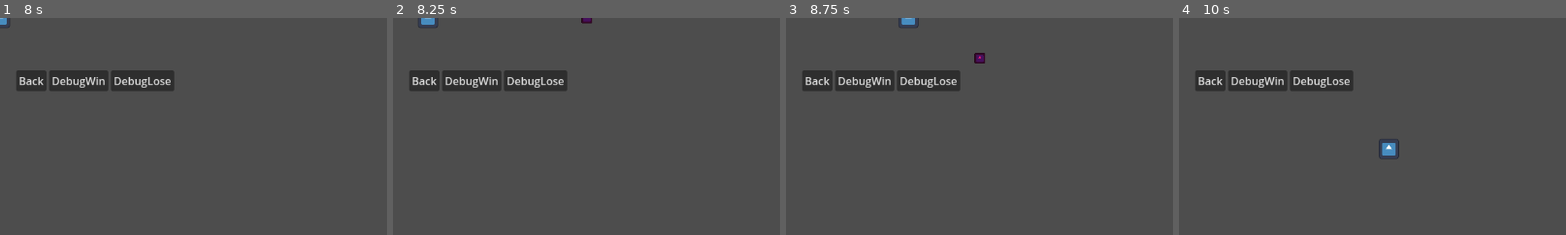
Above: before the commit, frames 1-4 (left to right).
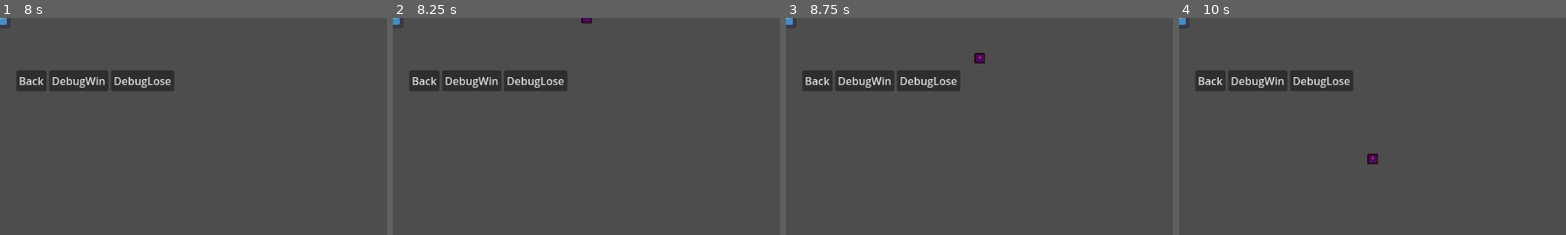
Above: after the commit, the same moments.

Repository: RobinPilt/UTGJ2025_c4
Game: Godot game, scene res://scenes/core/main.tscn
The game is run twice, just before and just after one commit, with the same random seed, the same clock (stepped at 60 frames per second) and the same inputs. The engine's default icon, where the game draws it, is replaced by a stand-in: a white triangle on a blue panel in a dark square.
Inputs:
- Up to frame 1 (8 s): click "Start" at 0.5 s; click "[Easy] Zara of Andromeda — An…" at 1.25 s; click "DebugWin" at 2 s; click "Marry" at 2.75 s; click "[Easy] Zara of Andromeda — An…" at 3.5 s; click "DebugLose" at 4.25 s; click "Try again" at 5 s; click "[Normal] Blorblax the Kind — …" at 5.75 s; click "Back" at 6.5 s; click "[Normal] Blorblax the Kind — …" at 7.25 s
- Up to frame 2 (8.25 s): tap Enter (ui_accept) at 8 s; hold Right (ui_right) from 8.03 s (still down)
- Up to frame 3 (8.75 s): keep holding Right (ui_right); tap Enter (ui_accept) at 8.27 s
- Up to frame 4 (10 s): tap Enter (ui_accept) at 8.75, 9.02 s; release Right (ui_right) at 8.78 s; hold Down (ui_down) 8.78-9.53 s; hold Right (ui_right) from 9.53 s (still down)
The pictures show only the part of the screen within x 0-50%, y 0-50%; the shares and areas given below are measured in that part.

Frame 1 is identical in both runs. In frame 2, 0.2% of the frame differs, in the area x 0-12%, y 0-5%; in frame 3, 0.2%; in frame 4, 0.5%, in the area x 0-57%, y 0-68%.

Commit message:
Changed player movement and keys

Diff:
--- a/koguja/project.godot
+++ b/koguja/project.godot
@@ -25,6 +25,29 @@
 version_control/plugin_name="GitPlugin"
 version_control/autoload_on_startup=true
 
+[input]
+
+move_up={
+"deadzone": 0.2,
+"events": [Object(InputEventKey,"resource_local_to_scene":false,"resource_name":"","device":-1,"window_id":0,"alt_pressed":false,"shift_pressed":false,"ctrl_pressed":false,"meta_pressed":false,"pressed":false,"keycode":0,"physical_keycode":87,"key_label":0,"unicode":119,"location":0,"echo":false,"script":null)
+]
+}
+move_down={
+"deadzone": 0.2,
+"events": [Object(InputEventKey,"resource_local_to_scene":false,"resource_name":"","device":-1,"window_id":0,"alt_pressed":false,"shift_pressed":false,"ctrl_pressed":false,"meta_pressed":false,"pressed":false,"keycode":0,"physical_keycode":83,"key_label":0,"unicode":115,"location":0,"echo":false,"script":null)
+]
+}
+move_left={
+"deadzone": 0.2,
+"events": [Object(InputEventKey,"resource_local_to_scene":false,"resource_name":"","device":-1,"window_id":0,"alt_pressed":false,"shift_pressed":false,"ctrl_pressed":false,"meta_pressed":false,"pressed":false,"keycode":0,"physical_keycode":65,"key_label":0,"unicode":97,"location":0,"echo":false,"script":null)
+]
+}
+move_right={
+"deadzone": 0.2,
+"events": [Object(InputEventKey,"resource_local_to_scene":false,"resource_name":"","device":-1,"window_id":0,"alt_pressed":false,"shift_pressed":false,"ctrl_pressed":false,"meta_pressed":false,"pressed":false,"keycode":0,"physical_keycode":68,"key_label":0,"unicode":100,"location":0,"echo":false,"script":null)
+]
+}
+
 [rendering]
 
 renderer/rendering_method="gl_compatibility"
--- a/koguja/scenes/minigame/PlayerShip.gd
+++ b/koguja/scenes/minigame/PlayerShip.gd
@@ -1,8 +1,10 @@
-# res://scripts/minigame/PlayerShip.gd
 extends CharacterBody2D
 
 @export var base_speed: float = 260.0
+@export var acceleration: float = 800.0
+@export var friction: float = 600.0
 
+var current_velocity: Vector2 = Vector2.ZERO
 var viewport_size: Vector2 = Vector2.ZERO
 
 func _ready() -> void:
@@ -10,12 +12,19 @@
     viewport_size = get_viewport_rect().size
 
 func _physics_process(delta: float) -> void:
-    var input_vec := Vector2.ZERO
-    input_vec.x = Input.get_action_strength("ui_right") - Input.get_action_strength("ui_left")
-    input_vec.y = Input.get_action_strength("ui_down")  - Input.get_action_strength("ui_up")
+    var input_vec: Vector2 = Vector2.ZERO
+    input_vec.x = Input.get_action_strength("move_right") - Input.get_action_strength("move_left")
+    input_vec.y = Input.get_action_strength("move_down") - Input.get_action_strength("move_up")
     input_vec = input_vec.normalized()
 
-    velocity = input_vec * base_speed
+    # Apply acceleration toward input direction
+    if input_vec != Vector2.ZERO:
+        current_velocity = current_velocity.move_toward(input_vec * base_speed, acceleration * delta)
+    else:
+        # Apply friction when no input
+        current_velocity = current_velocity.move_toward(Vector2.ZERO, friction * delta)
+
+    velocity = current_velocity
     move_and_slide()
 
     # Clamp inside window (simple, no camera yet)
